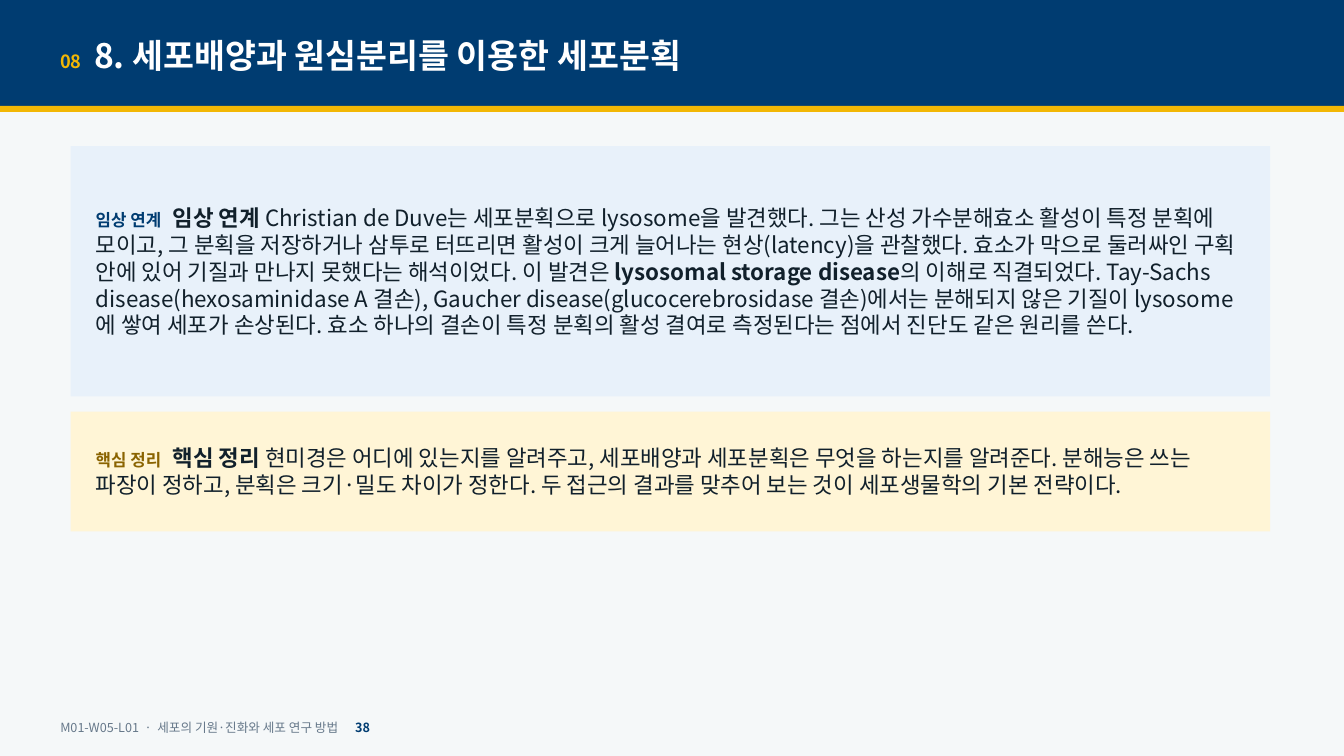
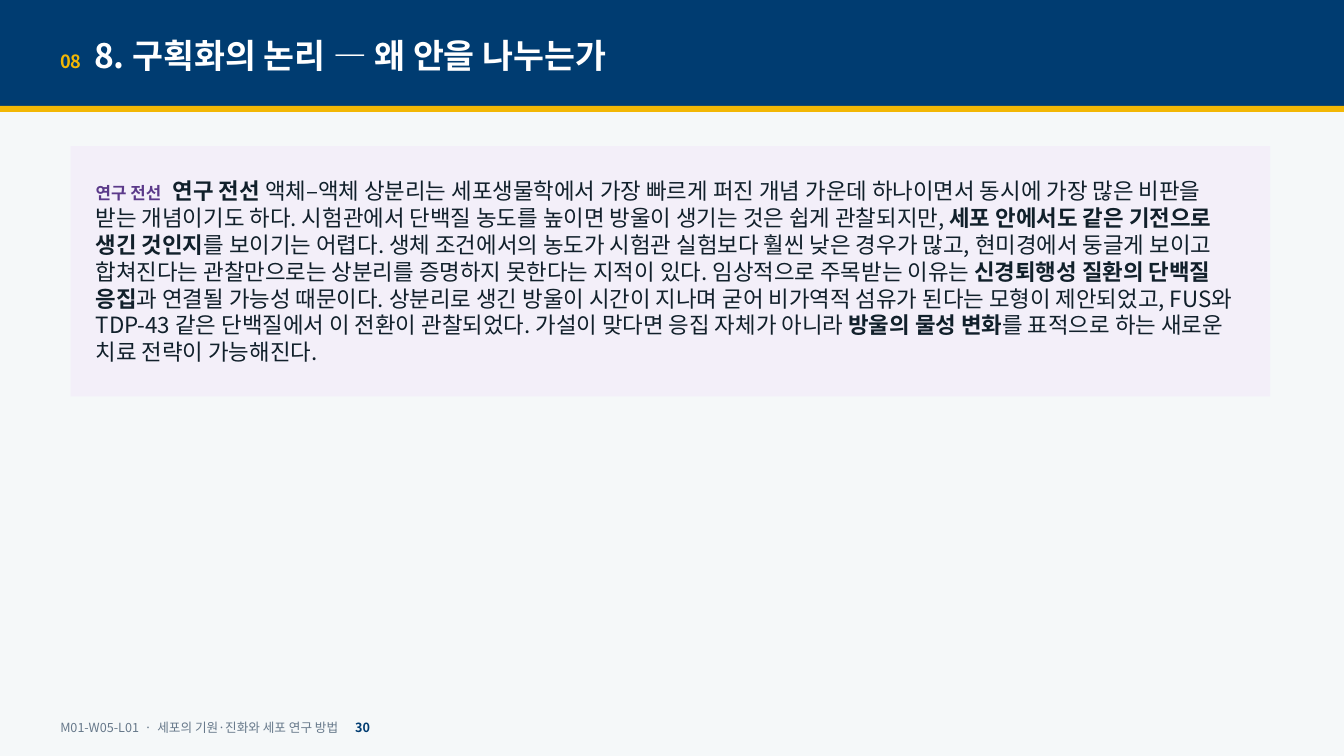
Before and after one commit to hoperiasd2/hoperiasd2.github.io, a slide deck: slide 30 of curriculum/M01/W05/L01/slides.pptx (slide 38 before the commit). Drawn at 1344x756 pixels with LibreOffice and Linux fonts; fonts in the diff are those of the drawing. Boxes give left, top, right and bottom in pixels: in the first picture for what was removed or moved away, otherwise in the second. Text is boxed around its words. In the diff, an @@ line names an element or a change of style, - is before the commit and + after.

```diff
--- a/curriculum/M01/W05/L01/slides.pptx
+++ b/curriculum/M01/W05/L01/slides.pptx
@@ text at [60,39,606,71]: text changed @@
-08 8. 세포배양과 원심분리를 이용한 세포분획
+08 8. 구획화의 논리 — 왜 안을 나누는가
@@ rectangle "연구 전선 연구 전선 액체–액체 ..." at [71,146,1270,396]: fill #E8F1FA to #F3EFF9 @@
@@ text in rectangle at [96,180,1232,362]: text changed @@
-임상 연계 임상 연계 Christian de Duve는 세포분획으로 lysosome을 발견했다. 그는 산성 가수분해효소 활성이 특정 분획에 모이고, 그 분획을 저장하거나 삼투로 터뜨리면 활성이 크게 늘어나는 현상(latency)을 관찰했다. 효소가 막으로 둘러싸인 구획 안에 있어 기질과 만나지 못했다는 해석이었다. 이 발견은 lysosomal storage disease의 이해로 직결되었다. Tay-Sachs disease(hexosaminidase A 결손), Gaucher disease(glucocerebrosidase 결손)에서는 분해되지 않은 기질이 lysosome에 쌓여 세포가 손상된다. 효소 하나의 결손이 특정 분획의 활성 결여로 측정된다는 점에서 진단도 같은 원리를 쓴다.
+연구 전선 연구 전선 액체–액체 상분리는 세포생물학에서 가장 빠르게 퍼진 개념 가운데 하나이면서 동시에 가장 많은 비판을 받는 개념이기도 하다. 시험관에서 단백질 농도를 높이면 방울이 생기는 것은 쉽게 관찰되지만, 세포 안에서도 같은 기전으로 생긴 것인지를 보이기는 어렵다. 생체 조건에서의 농도가 시험관 실험보다 훨씬 낮은 경우가 많고, 현미경에서 둥글게 보이고 합쳐진다는 관찰만으로는 상분리를 증명하지 못한다는 지적이 있다. 임상적으로 주목받는 이유는 신경퇴행성 질환의 단백질 응집과 연결될 가능성 때문이다. 상분리로 생긴 방울이 시간이 지나며 굳어 비가역적 섬유가 된다는 모형이 제안되었고, FUS와 TDP-43 같은 단백질에서 이 전환이 관찰되었다. 가설이 맞다면 응집 자체가 아니라 방울의 물성 변화를 표적으로 하는 새로운 치료 전략이 가능해진다.
@@ rectangle removed at [71,411,1270,531] @@
-핵심 정리 핵심 정리 현미경은 어디에 있는지를 알려주고, 세포배양과 세포분획은 무엇을 하는지를 알려준다. 분해능은 쓰는 파장이 정하고, 분획은 크기·밀도 차이가 정한다. 두 접근의 결과를 맞추어 보는 것이 세포생물학의 기본 전략이다.
```
Also in this commit, not shown: 25 other slides changed, 1 slide added, 13 slides removed, 6 other files.
